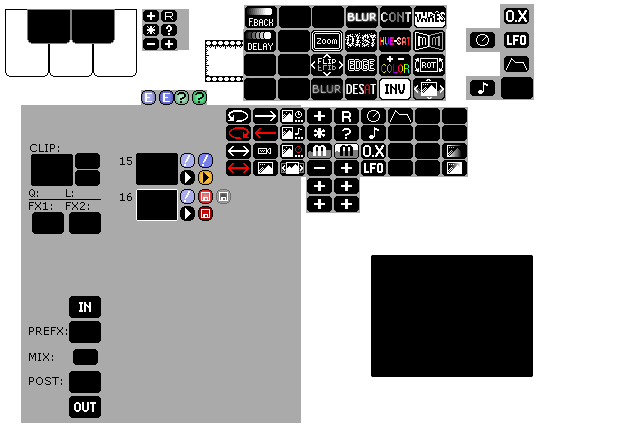
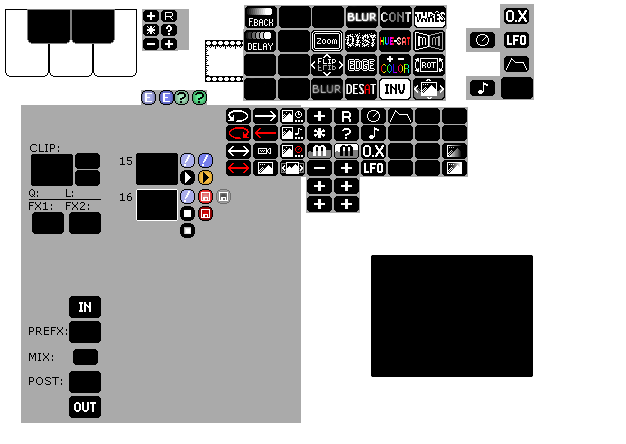
Layered file, before and after one edit (626 × 444). Changes by layer:
painted on "New Layer#4" over (180, 208, 195, 238)
